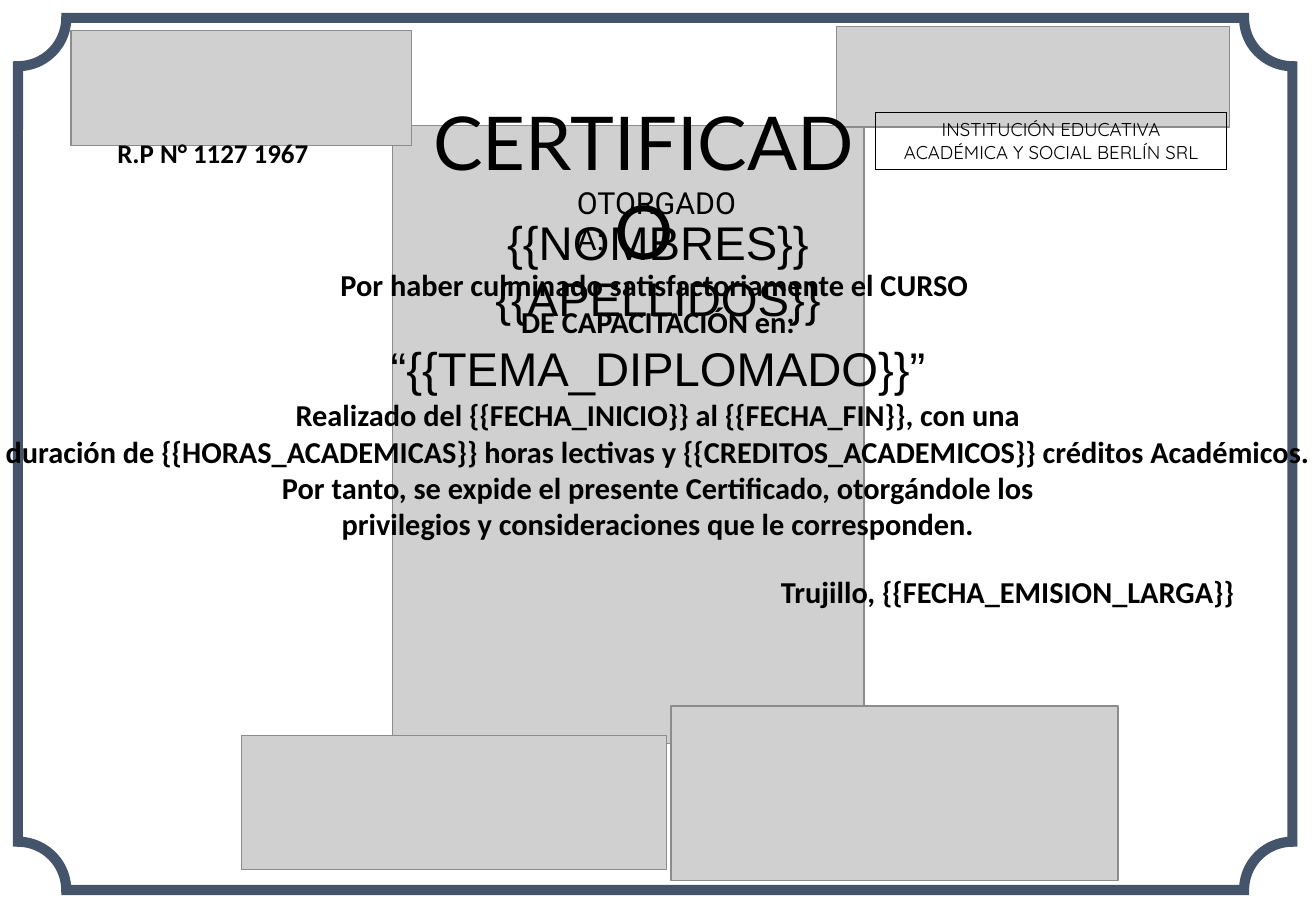
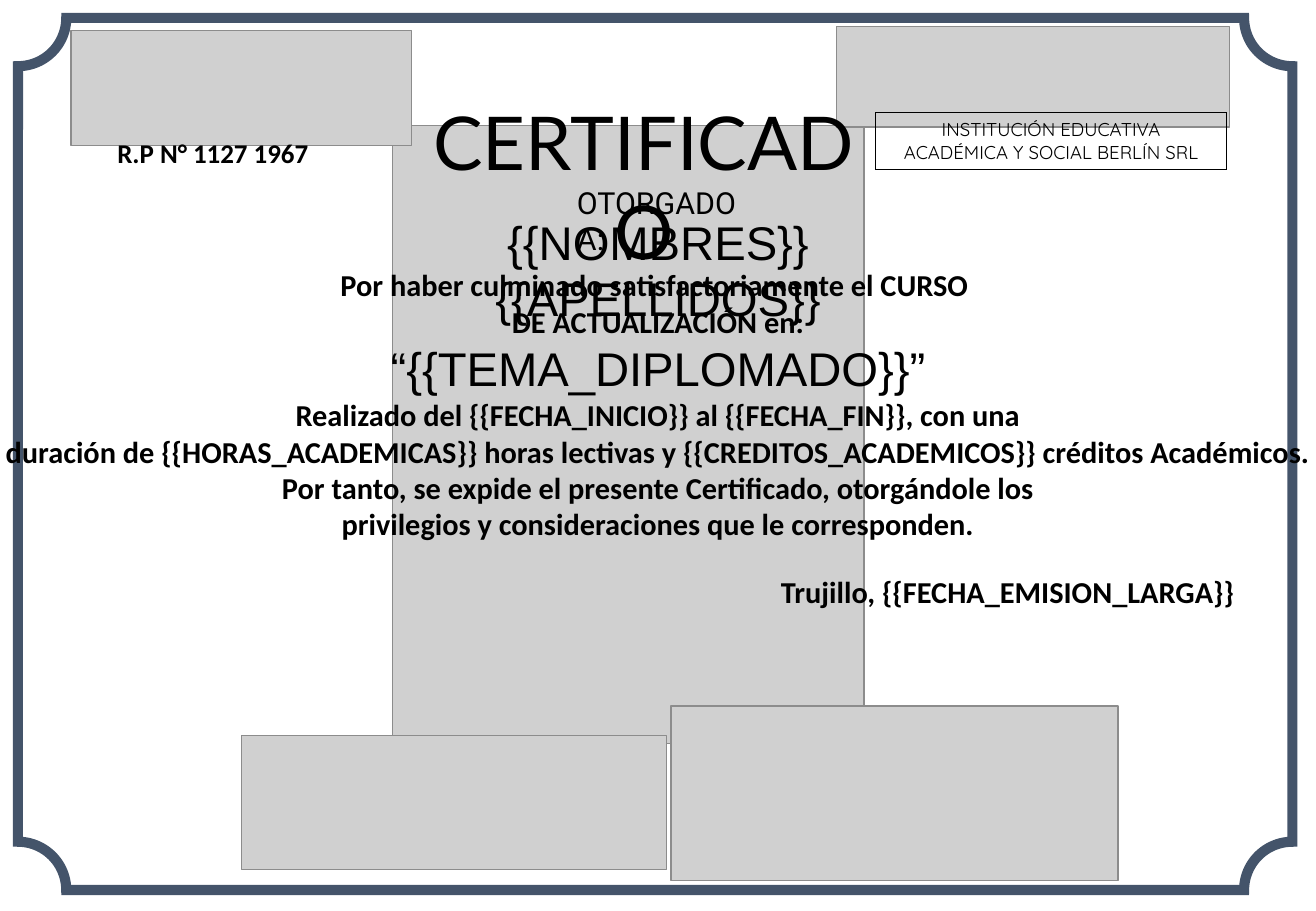
Before and after one commit to CuevaBenjamin-dev/ipde_backend_certificados_automatition, a slide deck: slide 1 of app/templates/colegio_de_profesores_del_peru/plantilla_curso_de_actualizacion.pptx. Drawn at 1316x911 pixels with LibreOffice and Linux fonts; fonts in the diff are those of the drawing; grey boxes stand for pictures. Boxes give left, top, right and bottom in pixels: in the first picture for what was removed or moved away, otherwise in the second. Text is boxed around its words. In the diff, an @@ line names an element or a change of style, - is before the commit and + after.

Commit message:
ya está

```diff
--- a/app/templates/colegio_de_profesores_del_peru/plantilla_curso_de_actualizacion.pptx
+++ b/app/templates/colegio_de_profesores_del_peru/plantilla_curso_de_actualizacion.pptx
@@ text at (512, 308, 804, 334): text changed @@
-DE CAPACITACIÓN en:
+DE ACTUALIZACIÓN en:
```
